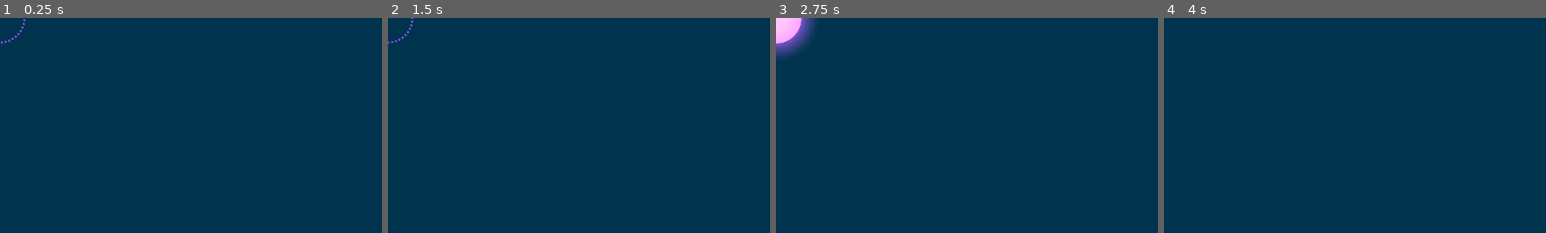
Above: before the commit, frames 1-4 (left to right).
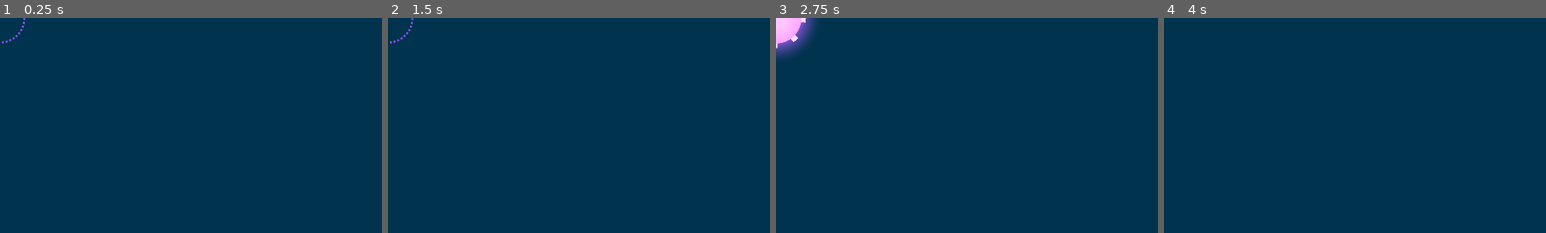
Above: after the commit, the same moments.

Repository: doanryderrhythm/thesis-1-vng-game
Game: Godot game, scene res://scenes/bombs/bomb_pellets.tscn
The game is run twice, just before and just after one commit, with the same random seed, the same clock (stepped at 60 frames per second) and the same inputs. This scene is started directly instead of the project's main scene.
Inputs (mouse positions are % of the whole screen's width and height, from its top left):
- Up to frame 1 (0.25 s): no input
- Up to frame 2 (1.5 s): move the mouse to (72, 45) at 0.52 s; hold Right (right) 0.53-1.28 s; tap Space (dash) at 0.6, 1.35 s; click (72, 45) at 0.67 s; move the mouse to (30, 55) at 1.27 s; hold Down (down) from 1.28 s (still down)
- Up to frame 3 (2.75 s): move the mouse to (60, 28) at 2.02 s; release Down (down) at 2.03 s; hold Right (right) from 2.03 s (still down); tap Space (dash) at 2.1 s
- Up to frame 4 (4 s): move the mouse to (45, 70) at 2.77 s; release Right (right) at 2.78 s; hold Up (up) 2.78-3.53 s; tap Space (dash) at 2.85, 3.6 s; click (45, 70) at 2.92 s; move the mouse to (80, 65) at 3.52 s; hold Left (left) from 3.53 s (still down)
The pictures show only the part of the screen within x 0-50%, y 0-50%; the shares and areas given below are measured in that part.

The runs differ from the first frame. In frame 1, less than 0.1% of the frame differs, in the area x 0-7%, y 0-12%; in frame 2, 0.1%; in frame 3, less than 0.1%; in frame 4, nothing differs.
Error before the commit: Attempt to call function 'add_child' in base 'null instance' on a null instance. (res://scripts/bombs/bomb_pellets.gd:44)
Error after the commit: Attempt to call function 'add_child' in base 'null instance' on a null instance. (res://scripts/bombs/bomb_pellets.gd:59)

Commit message:
Fix errors of loading data, added the shooting attempts to the pellet bomb

Diff:
--- a/untitled-thesis-1-game/resources/stages/stage_stats_0.tres
+++ b/untitled-thesis-1-game/resources/stages/stage_stats_0.tres
@@ -10,3 +10,8 @@
 lazer_spawn_rate = 2.0
 lazer_warn_time = 2.0
 lazer_stay_time = 1.5
+is_bomb_pellet = true
+bomb_pellet_spawn_rate = 1.0
+bomb_pellet_warn_time = 1.0
+bomb_pellet_stay_time = 2.0
+bomb_pellet_shoot_attempts = 2
--- a/untitled-thesis-1-game/scenes/bombs/bomb_pellets.tscn
+++ b/untitled-thesis-1-game/scenes/bombs/bomb_pellets.tscn
@@ -75,3 +75,7 @@
 
 [node name="HitArea2D" parent="." index="5" unique_id=902703]
 visible = false
+
+[node name="ShootTimer" type="Timer" parent="." index="8" unique_id=1954062771]
+
+[connection signal="timeout" from="ShootTimer" to="." method="_on_shoot_timer_timeout"]
--- a/untitled-thesis-1-game/scenes/rooms/rooms_design/room_0.tscn
+++ b/untitled-thesis-1-game/scenes/rooms/rooms_design/room_0.tscn
@@ -9,6 +9,3 @@
 self_modulate = Color(0.76131123, 0.7360839, 0.6217099, 1)
 tile_map_data = PackedByteArray("AAD5//n/AAAAAAAAAAD5//r/AAAAAAAAAAD5//v/AAAAAAAAAAD6//n/AAAAAAAAAAD6//r/AAAAAAAAAAD6// …(496 unchanged characters)…
 tile_set = ExtResource("2_pvra3")
-
-[node name="NavigationRegion2D" parent="." index="7" unique_id=1834800968]
-visible = false
--- a/untitled-thesis-1-game/scripts/autoload/game_manager.gd
+++ b/untitled-thesis-1-game/scripts/autoload/game_manager.gd
@@ -127,6 +127,7 @@
 	is_spike = stage_stats[current_level].is_spike
 	is_bomb = stage_stats[current_level].is_bomb
 	is_bomb_four = stage_stats[current_level].is_bomb_four
+	is_bomb_pellet = stage_stats[current_level].is_bomb_pellet
 	is_going = true
 	start_level.emit()
 	phase_change.emit(true)
@@ -276,6 +277,11 @@
 		room.bomb_four_timer.wait_time = stage_stats[current_level].bomb_four_spawn_rate
 		room.bomb_four_warn_time = stage_stats[current_level].bomb_four_warn_time
 		room.bomb_four_harm_time = stage_stats[current_level].bomb_four_stay_time
+	if is_bomb_pellet:
+		room.bomb_pellet_timer.wait_time = stage_stats[current_level].bomb_pellet_spawn_rate
+		room.bomb_pellet_warn_time = stage_stats[current_level].bomb_pellet_warn_time
+		room.bomb_pellet_harm_time = stage_stats[current_level].bomb_pellet_stay_time
+		room.bomb_pellet_shoot_attempts = stage_stats[current_level].bomb_pellet_shoot_attempts
 
 func is_all_surroundings_locked(_id_x: int, _id_y: int) -> bool:
 	if find_used_room(_id_x - 1, _id_y) and \
--- a/untitled-thesis-1-game/scripts/autoload/load_system.gd
+++ b/untitled-thesis-1-game/scripts/autoload/load_system.gd
@@ -21,3 +21,4 @@
 		ProfileManager.best_score = node_data["best_score"]
 		ProfileManager.best_successful_phases = node_data["best_phase"]
 		ProfileManager.best_level_reached = node_data["best_level"]
+		ProfileManager.best_enemies_destroyed = node_data["best_enemies_destroyed"]
--- a/untitled-thesis-1-game/scripts/bombs/bomb_pellets.gd
+++ b/untitled-thesis-1-game/scripts/bombs/bomb_pellets.gd
@@ -7,23 +7,38 @@
 @export var bullet_scene: PackedScene
 @export var bullet_stats: BulletStats
 
+@onready var shoot_timer: Timer = $ShootTimer
+
+var rotate_rate: float
+
 func _ready() -> void:
+	rotate_rate = randf_range(30, 150)
+
 	warning_sprite.visible = true
 	harmful_sprite.visible = false
 	bomb_glow.visible = false
 	cannons.visible = false
 	bomb_collision.disabled = true
 
+func _process(delta: float) -> void:
+	rotate(deg_to_rad(rotate_rate) * delta)
+
 func _on_warning_timer_timeout() -> void:
 	is_ready = true
+	cannons.visible = true
 	warning_sprite.visible = false
 	harmful_sprite.visible = true
 	bomb_glow.visible = true
 	bomb_collision.disabled = false
 	anim_player.play("default")
 	harmful_timer.start()
+	shoot_timer.start()
 	shoot_bullets()
 	pass # Replace with function body.
+
+func _on_shoot_timer_timeout() -> void:
+	shoot_bullets()
+	pass
 
 func shoot_bullets() -> void:
 	for marker in shoot_markers.get_children():
--- a/untitled-thesis-1-game/scripts/resources/resource_stage.gd
+++ b/untitled-thesis-1-game/scripts/resources/resource_stage.gd
@@ -35,3 +35,4 @@
 @export var bomb_pellet_spawn_rate: float
 @export var bomb_pellet_warn_time: float
 @export var bomb_pellet_stay_time: float
+@export var bomb_pellet_shoot_attempts: int
--- a/untitled-thesis-1-game/scripts/room/base_room.gd
+++ b/untitled-thesis-1-game/scripts/room/base_room.gd
@@ -20,6 +20,7 @@
 
 var bomb_pellet_warn_time: float
 var bomb_pellet_harm_time: float
+var bomb_pellet_shoot_attempts: int
 
 @onready var first_point: Marker2D = $WayPoints/FirstPoint
 @onready var last_point: Marker2D = $WayPoints/LastPoint
@@ -82,6 +83,7 @@
 		spike_timer.stop()
 		bomb_timer.stop()
 		bomb_four_timer.stop()
+		bomb_pellet_timer.stop()
 
 		for obj in all_bombs.get_children():
 			if is_instance_valid(obj): obj.queue_free()
@@ -215,7 +217,8 @@
 		new_bomb.harmful_timer.wait_time = bomb_four_harm_time
 	elif new_bomb is BombPellets:
 		new_bomb.warning_timer.wait_time = bomb_pellet_warn_time
-		new_bomb.warning_timer.wait_time = bomb_pellet_harm_time
+		new_bomb.harmful_timer.wait_time = bomb_pellet_harm_time
+		new_bomb.shoot_timer.wait_time = bomb_pellet_harm_time / float(bomb_pellet_shoot_attempts)
 	else:
 		new_bomb.warning_timer.wait_time = bomb_warn_time
 		new_bomb.harmful_timer.wait_time = bomb_harm_time
